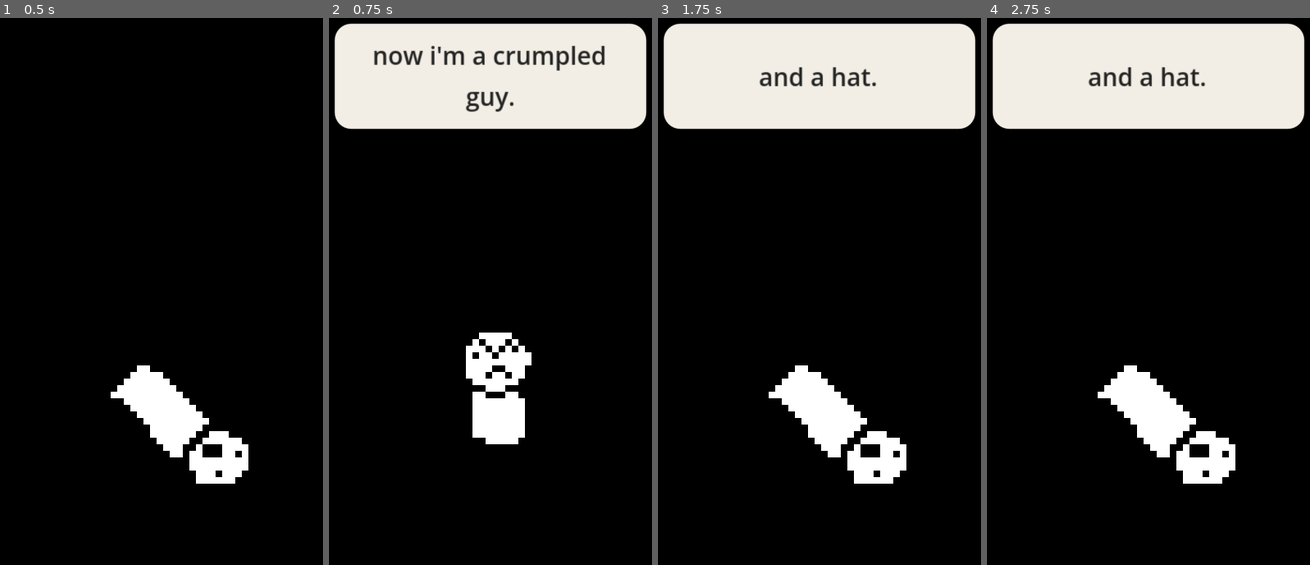
Above: before the commit, frames 1-4 (left to right).
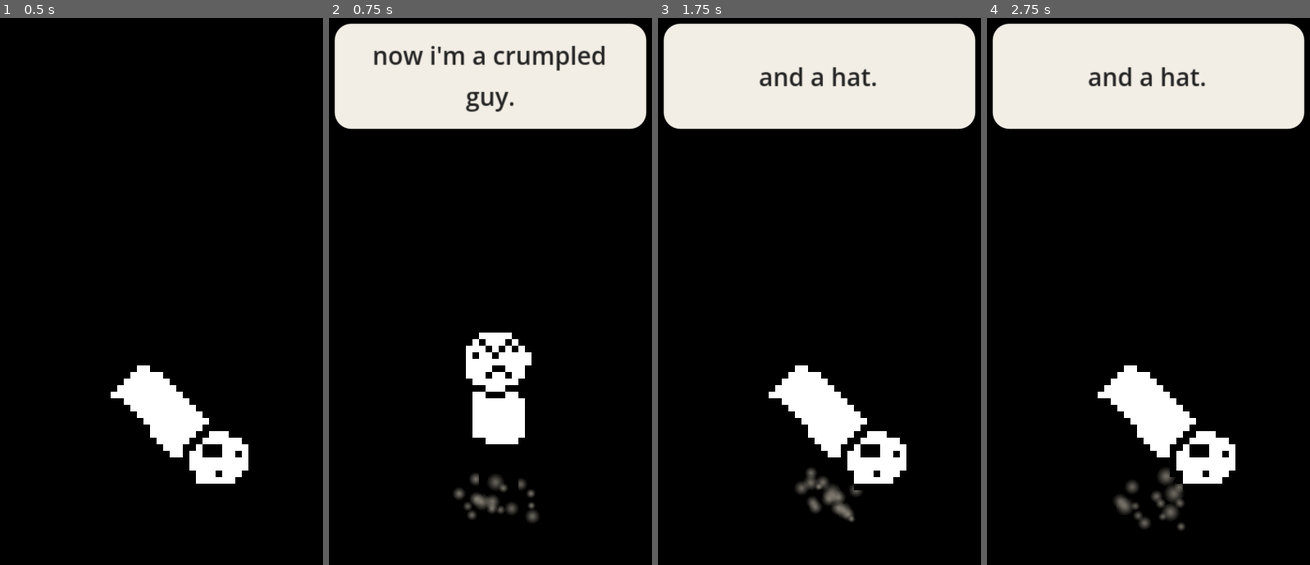
Above: after the commit, the same moments.

Repository: veroteknic/the-useless-fuck
Game: Godot game, scene res://main.tscn
Same seed, same stepped clock (60 frames per second), same inputs: the game is played once before the commit and once after it.
Inputs (mouse positions are in pixels of both pictures, inside the frame that each line leads up to):
- Up to frame 1 (0.5 s): no input
- Up to frame 2 (0.75 s): tap Enter at 0.5 s; drag from (500, 400) to (564, 176) at 0.52 s
- Up to frame 3 (1.75 s): drag from (696, 335) to (793, 422) at 1.27 s
- Up to frame 4 (2.75 s): move the mouse to (1222, 176) at 2.02 s; click (1222, 176) at 2.17 s

Frame 1 is identical in both runs. In frame 2, 0.7% of the frame differs, in the area x 38-65%, y 83-93%; in frame 3, 0.7%; in frame 4, 0.8%, in the area x 39-62%, y 82-94%.

Commit message:
add dust and tab crumb particles

Diff:
--- a/main.gd
+++ b/main.gd
@@ -32,6 +32,7 @@
 @export var jump_speed_max := 1150.0
 @export var jump_horizontal_min := 90.0
 @export var jump_horizontal_max := 180.0
+@export var particles_enabled := true
 
 var desktop_position := Vector2.ZERO
 var velocity := Vector2.ZERO
@@ -68,12 +69,16 @@
 var walk_direction := 1.0
 var walk_timer := 0.0
 var walk_pause_timer := 0.0
+var walk_dust_timer := 0.0
 var jump_timer := 0.0
 var self_jump := false
 var jump_launch := false
 
 var tab_layer: CanvasLayer
 var tab_visual: PanelContainer
+
+var dust_particles: CPUParticles2D
+var crumb_particles: CPUParticles2D
 
 # Kept as files in user:// because inline PowerShell here-strings lose their
 # quotes when passed through OS.execute's argument list on Windows.
@@ -106,6 +111,7 @@
 func _ready() -> void:
 	_setup_window()
 	_setup_physics()
+	_setup_particles()
 
 	await get_tree().process_frame
 
@@ -179,6 +185,105 @@
 	sprite.scale = Vector2(4.0, 4.0)
 
 
+func _setup_particles() -> void:
+	var particle_texture := _make_particle_texture()
+
+	dust_particles = CPUParticles2D.new()
+	dust_particles.name = "DustParticles"
+	dust_particles.texture = particle_texture
+	dust_particles.z_index = -1
+	dust_particles.one_shot = true
+	dust_particles.local_coords = true
+	dust_particles.emitting = false
+	dust_particles.amount = 16
+	dust_particles.lifetime = 0.5
+	dust_particles.lifetime_randomness = 0.35
+	dust_particles.explosiveness = 1.0
+	dust_particles.direction = Vector2.RIGHT
+	dust_particles.spread = 360.0
+	dust_particles.initial_velocity_min = 35.0
+	dust_particles.initial_velocity_max = 110.0
+	dust_particles.gravity = Vector2(0, 70.0)
+	dust_particles.damping_min = 60.0
+	dust_particles.damping_max = 130.0
+	dust_particles.angle_min = 0.0
+	dust_particles.angle_max = 360.0
+	dust_particles.angular_velocity_min = -180.0
+	dust_particles.angular_velocity_max = 180.0
+	dust_particles.scale_amount_min = 0.5
+	dust_particles.scale_amount_max = 1.4
+	dust_particles.color = Color("#d8d1bf")
+	dust_particles.color_ramp = _make_fade_gradient(0.85)
+	dust_particles.emission_shape = CPUParticles2D.EMISSION_SHAPE_RECTANGLE
+	dust_particles.emission_rect_extents = Vector2(18.0, 3.0)
+	add_child(dust_particles)
+
+	crumb_particles = CPUParticles2D.new()
+	crumb_particles.name = "CrumbParticles"
+	crumb_particles.texture = particle_texture
+	crumb_particles.z_index = 1
+	crumb_particles.one_shot = true
+	crumb_particles.local_coords = true
+	crumb_particles.emitting = false
+	crumb_particles.amount = 22
+	crumb_particles.lifetime = 0.85
+	crumb_particles.lifetime_randomness = 0.4
+	crumb_particles.explosiveness = 1.0
+	crumb_particles.direction = Vector2.UP
+	crumb_particles.spread = 120.0
+	crumb_particles.initial_velocity_min = 60.0
+	crumb_particles.initial_velocity_max = 170.0
+	crumb_particles.gravity = Vector2(0, 520.0)
+	crumb_particles.damping_min = 20.0
+	crumb_particles.damping_max = 60.0
+	crumb_particles.angle_min = 0.0
+	crumb_particles.angle_max = 360.0
+	crumb_particles.angular_velocity_min = -360.0
+	crumb_particles.angular_velocity_max = 360.0
+	crumb_particles.scale_amount_min = 0.5
+	crumb_particles.scale_amount_max = 1.5
+	crumb_particles.color = Color("#d9dde3")
+	crumb_particles.color_ramp = _make_fade_gradient(1.0)
+	add_child(crumb_particles)
+
+
+func _make_particle_texture() -> ImageTexture:
+	var image := Image.create(8, 8, false, Image.FORMAT_RGBA8)
+
+	for y in range(8):
+		for x in range(8):
+			var distance := Vector2(x - 3.5, y - 3.5).length() / 4.5
+			var alpha := clampf(1.0 - distance, 0.0, 1.0)
+			image.set_pixel(x, y, Color(1, 1, 1, alpha))
+
+	return ImageTexture.create_from_image(image)
+
+
+func _make_fade_gradient(start_alpha: float) -> Gradient:
+	var gradient := Gradient.new()
+	gradient.set_color(0, Color(1, 1, 1, start_alpha))
+	gradient.set_color(1, Color(1, 1, 1, 0.0))
+	return gradient
+
+
+func burst_dust(local_position: Vector2) -> void:
+	if not particles_enabled or dust_particles == null:
+		return
+
+	dust_particles.position = local_position
+	dust_particles.restart()
+	dust_particles.emitting = true
+
+
+func burst_crumbs(local_position: Vector2) -> void:
+	if not particles_enabled or crumb_particles == null:
+		return
+
+	crumb_particles.position = local_position
+	crumb_particles.restart()
+	crumb_particles.emitting = true
+
+
 func update_desktop_bounds() -> void:
 	var screen_count := DisplayServer.get_screen_count()
 
@@ -242,6 +347,9 @@
 
 		desktop_position.y = desktop_max.y
 		jump_launch = false
+
+		if impact_speed > settling_threshold:
+			burst_dust(PET_LOCAL_POSITION + Vector2(0, 56.0))
 
 		if impact_speed >= landing_threshold and not self_jump:
 			# Remember the hard impact, but keep bouncing. The celebration
@@ -290,6 +398,11 @@
 
 		sprite.flip_h = walk_direction < 0.0
 
+		walk_dust_timer -= delta
+		if walk_dust_timer <= 0.0:
+			burst_dust(PET_LOCAL_POSITION + Vector2(0, 56.0))
+			walk_dust_timer = 0.6
+
 		walk_timer -= delta
 		if walk_timer <= 0.0:
 			stop_walking()
@@ -322,6 +435,7 @@
 	walking = true
 	walk_direction = [-1.0, 1.0].pick_random()
 	walk_timer = randf_range(walk_duration_min, walk_duration_max)
+	walk_dust_timer = 0.0
 	velocity.x = walk_direction * walk_speed
 	sprite.flip_h = walk_direction < 0.0
 
@@ -365,6 +479,8 @@
 	velocity.x = direction * randf_range(jump_horizontal_min, jump_horizontal_max)
 	velocity.y = -randf_range(jump_speed_min, jump_speed_max)
 	sprite.flip_h = velocity.x < 0.0
+
+	burst_dust(PET_LOCAL_POSITION + Vector2(0, 56.0))
 
 	reset_jump_timer()
 	reset_walk_pause_timer()
@@ -667,6 +783,7 @@
 	# Let the visual tab reach his mouth before the real tab goes away.
 	await get_tree().create_timer(0.45).timeout
 	_close_active_tab()
+	burst_crumbs(PET_LOCAL_POSITION + Vector2(0, -12.0))
 
 	await get_tree().create_timer(0.25).timeout
 	eating = false
